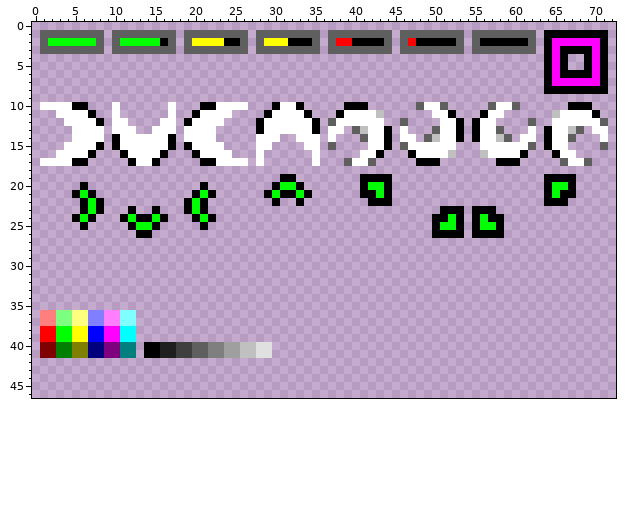
Two states of a sprite sheet, Assets/Sprites/tileset4.png. Above: the version before the commit.
The file is 73x73 pixels. Shown: x 0..72, y 0..46.
After:
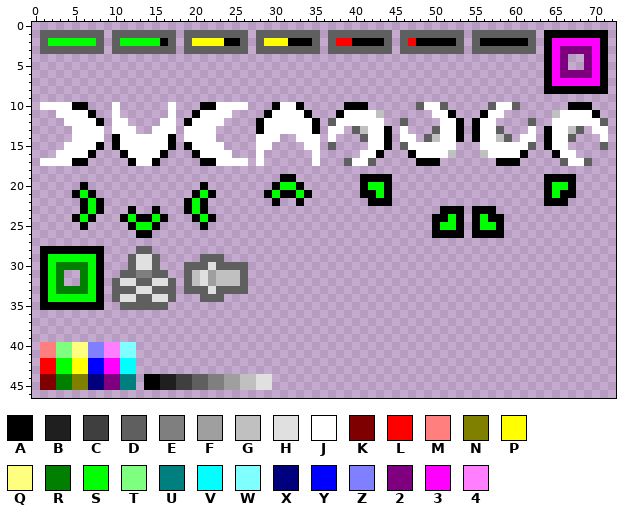
Palette (. is transparent): A #000000  B #1f1f1f  C #3f3f3f  D #5f5f5f  E #7f7f7f  F #9f9f9f  G #c0c0c0  H #e0e0e0  J #ffffff  K #7f0000  L #ff0000  M #ff7f7f  N #7f7f00  P #ffff00  Q #ffff7f  R #007f00  S #00ff00  T #7fff7f  U #007f7f  V #00ffff  W #7fffff  X #00007f  Y #0000ff  Z #7f7fff  2 #7f007f  3 #ff00ff  4 #ff7fff
The exact change:
@@ x 64..71 @@
  2 A333333A
- 3 A3AAAA3A
- 4 A3A..A3A
- 5 A3A..A3A
- 6 A3AAAA3A
+ 3 A322223A
+ 4 A32..23A
+ 5 A32..23A
+ 6 A322223A
  7 A333333A
@@ x 0..31 @@
 27 ................................
-28 ................................
-29 ................................
-30 ................................
-31 ................................
-32 ................................
-33 ................................
-34 ................................
-35 ................................
-36 .MMTTQQZZ44WW...................
-37 .MMTTQQZZ44WW...................
-38 .LLSSPPYY33VV...................
-39 .LLSSPPYY33VV...................
-40 .KKRRNNXX22UU.AABBCCDDEEFFGGHH..
-41 .KKRRNNXX22UU.AABBCCDDEEFFGGHH..
-42 ................................
-43 ................................
-44 ................................
-45 ................................
+28 .AAAAAAAA....DD.................
+29 .ASSSSSSA...DHHD.....DDD........
+30 .ASRRRRSA...DHHD...DDDHDDDD.....
+31 .ASR..RSA..DDEEDD..DGHFGGGD.....
+32 .ASR..RSA.DHHDDHHD.DGHFGGGD.....
+33 .ASRRRRSA.DDDHHDDD.DDDHDDDD.....
+34 .ASSSSSSA.DHHDDHHD...DDD........
+35 .AAAAAAAA..DDDDDD...............
+36 ................................
+37 ................................
+38 ................................
+39 ................................
+40 .MMTTQQZZ44WW...................
+41 .MMTTQQZZ44WW...................
+42 .LLSSPPYY33VV...................
+43 .LLSSPPYY33VV...................
+44 .KKRRNNXX22UU.AABBCCDDEEFFGGHH..
+45 .KKRRNNXX22UU.AABBCCDDEEFFGGHH..
 46 ................................
Where, in picture pixels (left, top, right, bottom), the same in both pictures:
changed: (560, 46, 592, 78)
changed: (40, 246, 272, 390)
